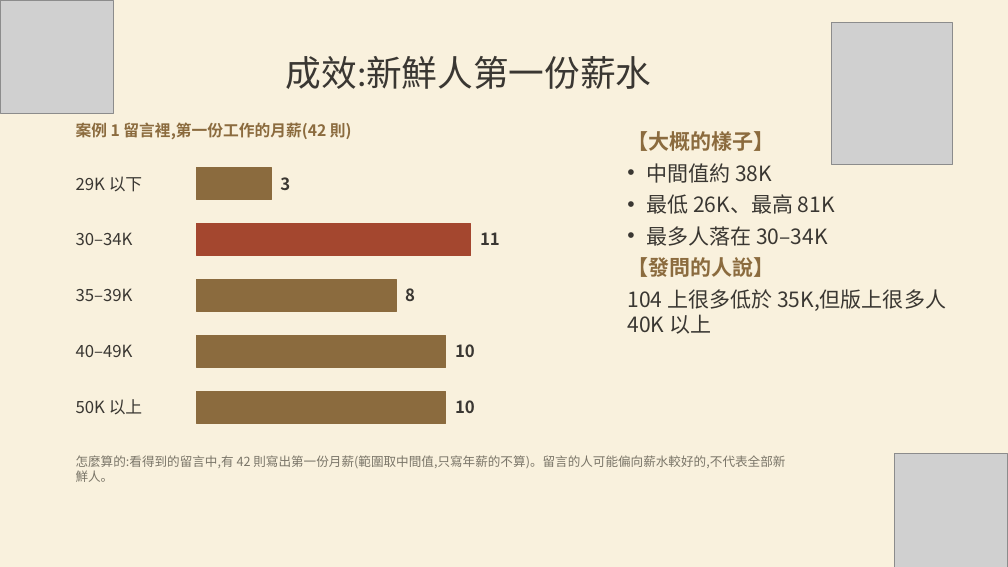
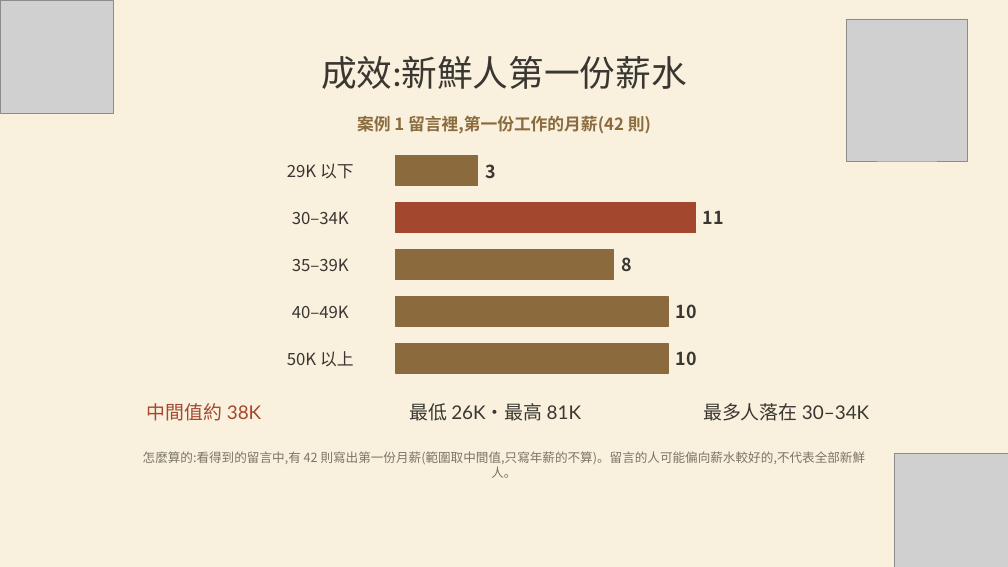
Before and after one commit to tobychien/project-hub, a slide deck: slide 5 of deliverables/邱偉浩-元智大學-10月B.pptx. Drawn at 1008x567 pixels with LibreOffice and Linux fonts; fonts in the diff are those of the drawing; grey boxes stand for pictures. Boxes give left, top, right and bottom in pixels: in the first picture for what was removed or moved away, otherwise in the second. Text is boxed around its words. In the diff, an @@ line names an element or a change of style, - is before the commit and + after.

```diff
--- a/deliverables/邱偉浩-元智大學-10月B.pptx
+++ b/deliverables/邱偉浩-元智大學-10月B.pptx
@@ picture: place and size @@
-picture at (832, 23, 953, 165)
+picture at (847, 19, 968, 161)
@@ text "成效:新鮮人第一份薪水": place and size @@
-text "成效:新鮮人第一份薪水" at (286, 56, 651, 89)
+text "成效:新鮮人第一份薪水" at (321, 56, 686, 89)
@@ text "案例 1 留言裡,第一份工作的月薪(42 則)": place and size @@
-text "案例 1 留言裡,第一份工作的月薪(42 則)" at (76, 122, 352, 139)
+text "案例 1 留言裡,第一份工作的月薪(42 則)" at (357, 115, 651, 133)
@@ text "案例 1 留言裡,第一份工作的月薪(42 則)" at (357, 115, 651, 133): size 15 to 16 pt; alignment left to centre; more space between paragraphs @@
@@ text at (627, 131, 774, 151): paragraph removed @@
-【大概的樣子】
@@ text "29K 以下": place and size @@
-text "29K 以下" at (76, 176, 143, 192)
+text "29K 以下" at (287, 163, 354, 179)
@@ rectangle: place and size @@
-rectangle at (197, 168, 271, 200)
+rectangle at (396, 156, 478, 186)
@@ text "3": place and size @@
-text "3" at (280, 177, 290, 190)
+text "3" at (485, 164, 496, 179)
@@ text "30–34K": place and size @@
-text "30–34K" at (76, 232, 133, 245)
+text "30–34K" at (292, 211, 349, 224)
@@ rectangle: place and size @@
-rectangle at (197, 224, 471, 256)
+rectangle at (396, 203, 696, 233)
@@ text at (627, 194, 946, 334): paragraphs removed @@
-• 最低 26K、最高 81K
-• 最多人落在 30–34K
-【發問的人說】
-104 上很多低於 35K,但版上很多人 40K 以上
@@ text "11": place and size @@
-text "11" at (480, 232, 500, 245)
+text "11" at (703, 210, 724, 224)
@@ text "35–39K": place and size @@
-text "35–39K" at (76, 288, 133, 301)
+text "35–39K" at (292, 258, 349, 271)
@@ rectangle: place and size @@
-rectangle at (197, 280, 396, 312)
+rectangle at (396, 250, 614, 280)
@@ text "8": place and size @@
-text "8" at (405, 288, 415, 301)
+text "8" at (621, 257, 632, 271)
@@ text "40–49K": place and size @@
-text "40–49K" at (76, 344, 133, 357)
+text "40–49K" at (292, 305, 349, 318)
@@ rectangle: place and size @@
-rectangle at (197, 336, 446, 368)
+rectangle at (396, 296, 668, 327)
@@ text "10": place and size @@
-text "10" at (455, 344, 475, 357)
+text "10" at (676, 304, 697, 318)
@@ alignment left to centre in 5 elements at (287, 163, 354, 179), (292, 211, 349, 224), (292, 258, 349, 271), (292, 305, 349, 318), (287, 351, 354, 366) @@
@@ text "50K 以上": place and size @@
-text "50K 以上" at (76, 399, 143, 415)
+text "50K 以上" at (287, 351, 354, 366)
@@ rectangle: place and size @@
-rectangle at (197, 392, 446, 423)
+rectangle at (396, 343, 668, 374)
@@ size 16 to 17 pt in 5 elements at (485, 164, 496, 179), (703, 210, 724, 224), (621, 257, 632, 271), (676, 304, 697, 318), (676, 351, 697, 365) @@
@@ text "10": place and size @@
-text "10" at (455, 400, 475, 413)
+text "10" at (676, 351, 697, 365)
@@ text "中間值約 38K": place and size @@
-text "中間值約 38K" at (627, 131, 946, 334)
+text "中間值約 38K" at (147, 403, 261, 421)
@@ text "中間值約 38K" at (147, 403, 261, 421): size 20 to 18 pt, font Noto Sans CJK TC to Lato, text colour #3A3732 to #A4472F; alignment left to centre; bullet • to none; more space between paragraphs; vertical alignment top to middle @@
@@ text added at (409, 403, 581, 421), 18 pt, text #3A3732 @@
+最低 26K・最高 81K
@@ text added at (703, 403, 869, 421), 18 pt, text #3A3732 @@
+最多人落在 30–34K
@@ text "怎麼算的:看得到的留言中,有 42 則寫出第一份月薪(範圍取中間值,只寫年薪的不算)。留言的人可能偏向薪水較好的,不代表 ...": place and size @@
-text "怎麼算的:看得到的留言中,有 42 則寫出第一份月薪(範圍取中間值,只寫年薪的不算)。留言的人可能偏向薪水較好的,不代表 ..." at (76, 455, 785, 482)
+text "怎麼算的:看得到的留言中,有 42 則寫出第一份月薪(範圍取中間值,只寫年薪的不算)。留言的人可能偏向薪水較好的,不代表 ..." at (143, 451, 866, 478)
@@ text "怎麼算的:看得到的留言中,有 42 則寫出第一份月薪(範圍取中間值,只寫年薪的不算)。留言的人可能偏向薪水較好的,不代表 ..." at (143, 451, 866, 478): alignment left to centre; more space between paragraphs @@
```
Also in this commit, not shown: 7 other slides changed, 1 slide added, 1 slide removed, 1 other file.
